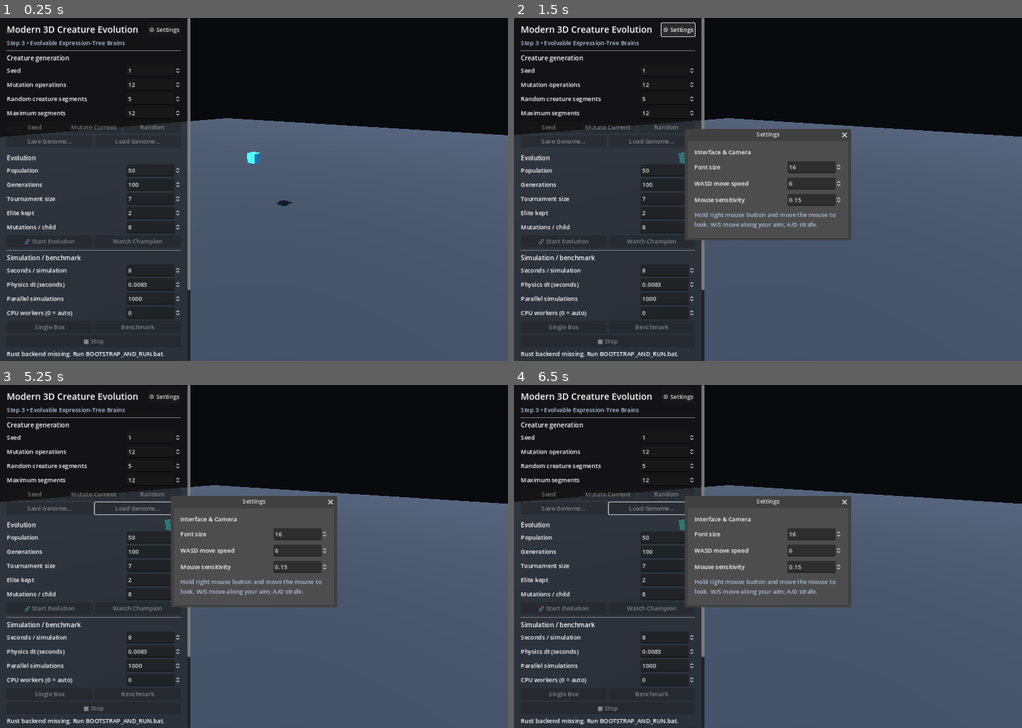
Above: before the commit, frames 1-4 (two rows, left to right).
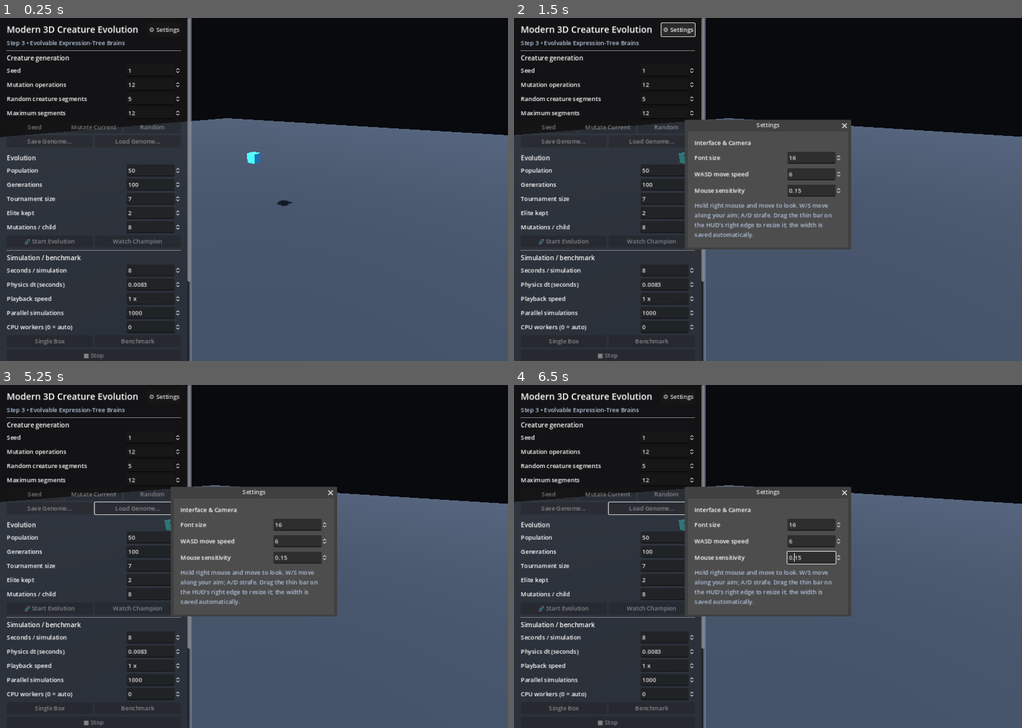
Above: after the commit, the same moments.

Repository: Quest79/Modern-3D-Creature-Evolution
Game: Godot game, scene res://main.tscn
Same seed, same stepped clock (60 frames per second), same inputs: the game is played once before the commit and once after it.
Inputs (mouse positions are in pixels of both pictures, inside the frame that each line leads up to):
- Up to frame 1 (0.25 s): no input
- Up to frame 2 (1.5 s): tap Enter at 0.5 s; move the mouse to (879, 172) at 0.52 s; hold D 0.53-1.25 s; click (879, 172) at 0.67 s; click "⚙ Settings" at 1.25 s
- Up to frame 3 (5.25 s): drag from (152, 573) to (228, 625) at 2.02 s; move the mouse to (304, 481) at 2.77 s; hold D 2.78-3.5 s; click (304, 481) at 2.92 s; drag from (228, 625) to (101, 505) at 3.52 s; move the mouse to (406, 607) at 4.27 s; hold A 4.28-5 s; click (406, 607) at 4.42 s; drag from (101, 505) to (177, 470) at 5.02 s
- Up to frame 4 (6.5 s): move the mouse to (793, 556) at 5.77 s; hold S from 5.78 s (still down); click (793, 556) at 5.92 s

The runs differ from the first frame. In frame 1, 1.3% of the frame differs, in the area x 1-38%, y 0-100%; in frame 2, 5.1%; in frame 3, 5.1%; in frame 4, 5.2%, in the area x 1-67%, y 0-100%.

Commit message:
Add draggable saved HUD width and playback speed control

Diff:
--- a/apps/godot/main.gd
+++ b/apps/godot/main.gd
@@ -3,7 +3,10 @@
 const EVENT_PORT_START := 47821
 const EVENT_PORT_TRIES := 32
 const SETTINGS_PATH := "user://settings.cfg"
-const HUD_WIDTH := 510.0
+const DEFAULT_HUD_WIDTH := 510.0
+const MIN_HUD_WIDTH := 320.0
+const MAX_HUD_WIDTH := 900.0
+const HUD_RESIZE_HANDLE_WIDTH := 8.0
 
 var _batch_spin: SpinBox
 var _workers_spin: SpinBox
@@ -43,6 +46,8 @@
 var _font_size_spin: SpinBox
 var _camera_speed_spin: SpinBox
 var _mouse_sensitivity_spin: SpinBox
+var _playback_speed_spin: SpinBox
+var _hud_resize_handle: ColorRect
 
 var _probe_mesh: MeshInstance3D
 var _camera: Camera3D
@@ -55,6 +60,10 @@
 var _font_size := 16
 var _camera_move_speed := 6.0
 var _mouse_sensitivity_degrees := 0.15
+var _playback_speed := 1.0
+var _hud_width := DEFAULT_HUD_WIDTH
+var _visible_hud_width := DEFAULT_HUD_WIDTH
+var _hud_dragging := false
 var _mouse_looking := false
 var _camera_yaw := 0.0
 var _camera_pitch := 0.0
@@ -215,9 +224,17 @@
 
     _hud_panel = PanelContainer.new()
     _hud_panel.position = Vector2.ZERO
-    _hud_panel.size = Vector2(HUD_WIDTH, get_viewport().get_visible_rect().size.y)
+    _hud_panel.size = Vector2(_hud_width, get_viewport().get_visible_rect().size.y)
     _hud_panel.theme = _ui_theme
     layer.add_child(_hud_panel)
+
+    _hud_resize_handle = ColorRect.new()
+    _hud_resize_handle.color = Color(0.52, 0.57, 0.66, 0.55)
+    _hud_resize_handle.mouse_filter = Control.MOUSE_FILTER_STOP
+    _hud_resize_handle.mouse_default_cursor_shape = Control.CURSOR_HSIZE
+    _hud_resize_handle.tooltip_text = "Drag to resize the left HUD."
+    _hud_resize_handle.gui_input.connect(_on_hud_resize_input)
+    layer.add_child(_hud_resize_handle)
 
     var margin := MarginContainer.new()
     margin.add_theme_constant_override("margin_left", 18)
@@ -349,6 +366,17 @@
 
     _seconds_spin = _add_number_row(column, "Seconds / simulation", 0.1, 120.0, 8.0, 0.1)
     _dt_spin = _add_number_row(column, "Physics dt (seconds)", 0.0001, 0.05, 1.0 / 120.0, 0.0001)
+    _playback_speed_spin = _add_number_row(
+        column,
+        "Playback speed",
+        0.01,
+        2.0,
+        _playback_speed,
+        0.01
+    )
+    _playback_speed_spin.suffix = "x"
+    _playback_speed_spin.tooltip_text = "Live viewer speed. 0.01x = 100× slower, 2.00x = 2× faster."
+    _playback_speed_spin.value_changed.connect(_on_playback_speed_changed)
     _batch_spin = _add_number_row(column, "Parallel simulations", 1, 1000000, 1000, 1)
     _workers_spin = _add_number_row(column, "CPU workers (0 = auto)", 0, 256, 0, 1)
 
@@ -408,8 +436,8 @@
 func _build_settings_window() -> void:
     _settings_window = Window.new()
     _settings_window.title = "Settings"
-    _settings_window.size = Vector2i(430, 260)
-    _settings_window.min_size = Vector2i(360, 220)
+    _settings_window.size = Vector2i(430, 310)
+    _settings_window.min_size = Vector2i(360, 260)
     _settings_window.visible = false
     _settings_window.theme = _ui_theme
     _settings_window.close_requested.connect(_settings_window.hide)
@@ -455,7 +483,7 @@
     _mouse_sensitivity_spin.value_changed.connect(_on_mouse_sensitivity_changed)
 
     var help := Label.new()
-    help.text = "Hold right mouse button and move the mouse to look. W/S move along your aim; A/D strafe."
+    help.text = "Hold right mouse and move to look. W/S move along your aim; A/D strafe. Drag the thin bar on the HUD's right edge to resize it; the width is saved automatically."
     help.autowrap_mode = TextServer.AUTOWRAP_WORD_SMART
     help.modulate = Color(0.70, 0.76, 0.86)
     column.add_child(help)
@@ -482,6 +510,11 @@
     _save_settings()
 
 
+func _on_playback_speed_changed(value: float) -> void:
+    _playback_speed = clampf(float(value), 0.01, 2.0)
+    _save_settings()
+
+
 func _apply_font_size() -> void:
     if _ui_theme == null:
         return
@@ -506,6 +539,12 @@
 
     _font_size = int(config.get_value("ui", "font_size", _font_size))
     _font_size = clampi(_font_size, 10, 32)
+    _hud_width = float(config.get_value("ui", "hud_width", _hud_width))
+    _hud_width = clampf(_hud_width, MIN_HUD_WIDTH, MAX_HUD_WIDTH)
+    _playback_speed = float(
+        config.get_value("viewer", "playback_speed", _playback_speed)
+    )
+    _playback_speed = clampf(_playback_speed, 0.01, 2.0)
     _camera_move_speed = float(
         config.get_value("camera", "move_speed", _camera_move_speed)
     )
@@ -523,6 +562,8 @@
 func _save_settings() -> void:
     var config := ConfigFile.new()
     config.set_value("ui", "font_size", _font_size)
+    config.set_value("ui", "hud_width", _hud_width)
+    config.set_value("viewer", "playback_speed", _playback_speed)
     config.set_value("camera", "move_speed", _camera_move_speed)
     config.set_value(
         "camera",
@@ -533,12 +574,47 @@
 
 
 func _update_layout() -> void:
+    var viewport_size := get_viewport().get_visible_rect().size
+    var max_for_window := maxf(
+        MIN_HUD_WIDTH,
+        minf(MAX_HUD_WIDTH, viewport_size.x - 240.0)
+    )
+    _visible_hud_width = clampf(_hud_width, MIN_HUD_WIDTH, max_for_window)
+
     if is_instance_valid(_hud_panel):
         _hud_panel.position = Vector2.ZERO
-        _hud_panel.size = Vector2(
-            HUD_WIDTH,
-            get_viewport().get_visible_rect().size.y
+        _hud_panel.size = Vector2(_visible_hud_width, viewport_size.y)
+
+    if is_instance_valid(_hud_resize_handle):
+        _hud_resize_handle.position = Vector2(
+            _visible_hud_width - HUD_RESIZE_HANDLE_WIDTH * 0.5,
+            0.0
         )
+        _hud_resize_handle.size = Vector2(HUD_RESIZE_HANDLE_WIDTH, viewport_size.y)
+
+
+func _on_hud_resize_input(event: InputEvent) -> void:
+    if event is InputEventMouseButton and event.button_index == MOUSE_BUTTON_LEFT:
+        _hud_dragging = event.pressed
+        if not event.pressed:
+            _hud_width = _visible_hud_width
+            _save_settings()
+        get_viewport().set_input_as_handled()
+        return
+
+    if event is InputEventMouseMotion and _hud_dragging:
+        var viewport_width := get_viewport().get_visible_rect().size.x
+        var max_for_window := maxf(
+            MIN_HUD_WIDTH,
+            minf(MAX_HUD_WIDTH, viewport_width - 240.0)
+        )
+        _hud_width = clampf(
+            get_viewport().get_mouse_position().x,
+            MIN_HUD_WIDTH,
+            max_for_window
+        )
+        _update_layout()
+        get_viewport().set_input_as_handled()
 
 
 func _unhandled_input(event: InputEvent) -> void:
@@ -552,7 +628,7 @@
         if event.pressed:
             if _settings_window != null and _settings_window.visible:
                 return
-            if event.position.x <= HUD_WIDTH:
+            if event.position.x <= _visible_hud_width:
                 return
             _set_mouse_look(true)
         else:
@@ -691,6 +767,7 @@
         "--seconds", str(_seconds_spin.value),
         "--dt", str(_dt_spin.value),
         "--frame-hz", "60",
+        "--playback-speed", "%.2f" % _playback_speed,
         "--seed", str(int(_seed_spin.value)),
         "--max-segments", str(int(_max_segments_spin.value)),
     ])
@@ -907,6 +984,7 @@
         "--seconds", str(_seconds_spin.value),
         "--dt", str(_dt_spin.value),
         "--frame-hz", "60",
+        "--playback-speed", "%.2f" % _playback_speed,
     ])
 
     if _start_job("live", args):
@@ -1093,7 +1171,13 @@
         "stream_started":
             _progress_bar.value = 0
             _last_state_time = 0.0
-            _set_status("Single-box stream • %s Hz" % str(event.get("frame_hz", 60)))
+            _set_status(
+                "Single-box stream • %s Hz • %sx"
+                % [
+                    str(event.get("frame_hz", 60)),
+                    _format_float(event.get("playback_speed", 1.0), 2),
+                ]
+            )
 
         "world_state":
             _show_world_state(event.get("state", {}))
@@ -1125,13 +1209,14 @@
 
             _build_creature_from_genome(_current_genome)
             _set_status(
-                "%s • %s segments • %s joints • %s brain nodes • %s mutations"
+                "%s • %s segments • %s joints • %s brain nodes • %s mutations • %sx"
                 % [
                     str(event.get("creature_name", "Creature")),
                     str(event.get("segment_count", 0)),
                     str(event.get("joint_count", 0)),
                     str(event.get("brain_nodes", 0)),
                     str(_current_mutation_count),
+                    _format_float(event.get("playback_speed", 1.0), 2),
                 ]
             )
 
